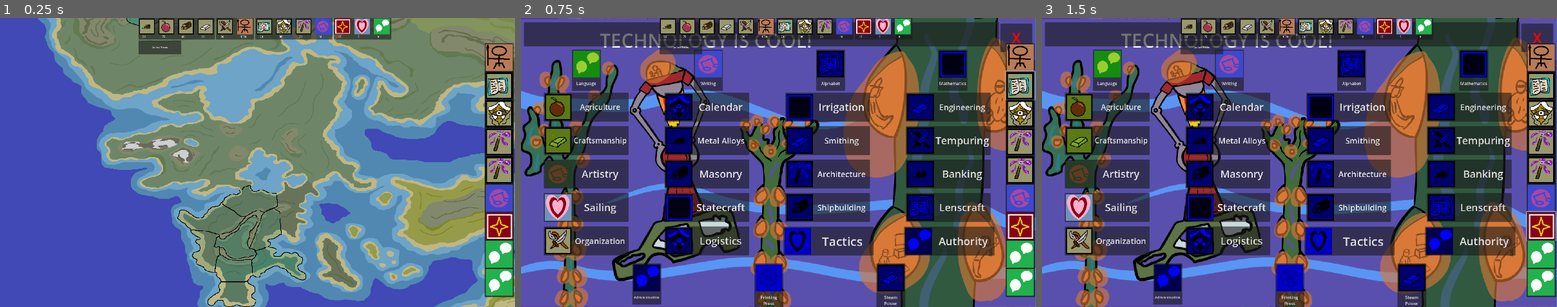
Above: before the commit, frames 1-3 (left to right).
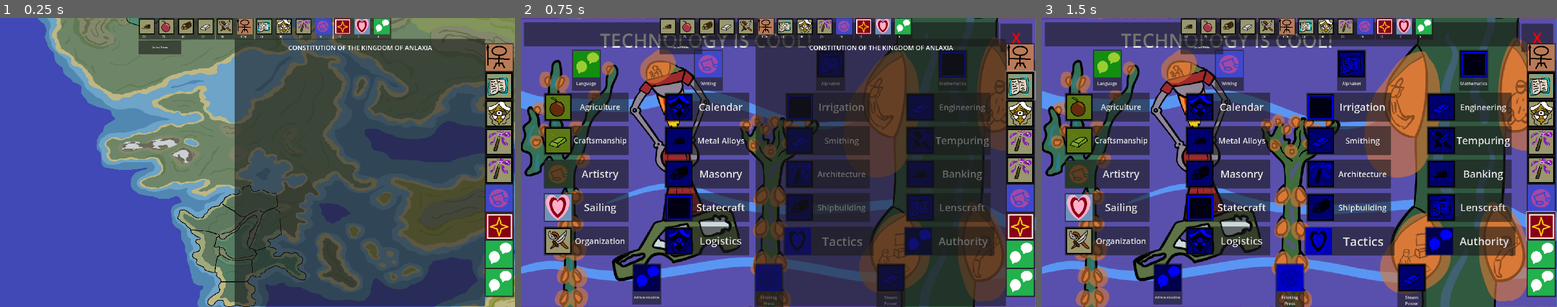
Above: after the commit, the same moments.

Repository: etherthegreat/mostupdatedfarsword
Game: Godot game, scene res://Game Scenes and Scripts/world.tscn
Same seed, same stepped clock (60 frames per second), same inputs: the game is played once before the commit and once after it. This scene is started directly instead of the project's main scene.
Inputs (mouse positions are in pixels of both pictures, inside the frame that each line leads up to):
- Up to frame 1 (0.25 s): no input
- Up to frame 2 (0.75 s): click (1020, 84) at 0.5 s
- Up to frame 3 (1.5 s): click (1541, 226) at 1.27 s

The runs differ from the first frame. In frame 1, 45% of the frame differs, in the area x 45-95%, y 7-100%; in frame 2, 38%; in frame 3, nothing differs.

Commit message:
Government System
added a government system which shows unlocked laws available for purchase and a system with which to purchase them

Diff:
--- a/Game Scenes and Scripts/canvas_layer.gd
+++ b/Game Scenes and Scripts/canvas_layer.gd
@@ -50,3 +50,12 @@
 	else:
 		$FactionControl.visible = true
 	pass # Replace with function body.
+
+
+func _on_laws_button_pressed() -> void:
+	$GovernmentControl.updateGovernmentPanel()
+	if $GovernmentControl.visible == true:
+		$GovernmentControl.visible = false
+	else:
+		$GovernmentControl.visible = true
+	pass # Replace with function body.
--- a/Game Scenes and Scripts/country.gd
+++ b/Game Scenes and Scripts/country.gd
@@ -99,7 +99,7 @@
 #Pretty much all cost Mandate per month, as well as a second resource per month
 #revoking a law causes a temporary debuff for a unique amount of time
 var unlockedLaws: Array = []
-var lawsInUse: Array = []
+var lawsInConstitution: Array = []
 var lawsRecentlyRevoked: Array = []
 
 #Country Religion and Faith
@@ -209,6 +209,7 @@
 		addCulturalTradition("Humble Folk")
 		addCulturalTradition("Guardian Cats")
 		addGovernmentLaw("Mercantilism")
+		addGovernmentLaw("Citizen Militia")
 		addFaction("Vargo-Tal", 50) # Traditionalists
 		addFaction("Wixinx", 10) # Liberators
 		addFaction("Elto-Tal", 20) # Moderates
@@ -338,6 +339,16 @@
 	var newLaw = law.new()
 	newLaw.lawType = Name
 	unlockedLaws.append(newLaw)
+	pass
+
+func addLawToConstitution(newLaw):
+	for law in unlockedLaws:
+		if law.lawType == newLaw:
+			unlockedLaws.erase(law)
+	var newSelection = law.new()
+	newSelection.lawType = newLaw
+	lawsInConstitution.append(newSelection)
+	pass
 
 func addCulturalTradition(Name):
 	var newTradition = tradition.new()
--- /dev/null
+++ b/Game Scenes and Scripts/government_control.gd
@@ -0,0 +1,47 @@
+extends Control
+
+var playerNode: country
+
+var implementedLaws: Array = []
+var possibleLaws: Array = []
+
+func buildSelf(homeCountry):
+	playerNode = homeCountry
+	pass
+
+var lawScene = preload("res://law.tscn")
+
+func updateGovernmentPanel():
+	implementedLaws.clear()
+	possibleLaws.clear()
+	for law in playerNode.lawsInConstitution:
+		implementedLaws.append(law)
+	for law in playerNode.unlockedLaws:
+		possibleLaws.append(law)
+	for law in $GovernmentPanel/GridContainer.get_children():
+		law.queue_free()
+	for law in $GovernmentPanel/PossibleContainer.get_children():
+		law.queue_free()
+	for law in implementedLaws:
+		var newLaw = lawScene.instantiate()
+		newLaw.buildSelf(law.lawType, true)
+		#newLaw.selectThisLaw.connect(addLawToConstitution)
+		$GovernmentPanel/GridContainer.add_child(newLaw)
+	for law in possibleLaws:
+		var newLaw = lawScene.instantiate()
+		newLaw.buildSelf(law.lawType, false)
+		newLaw.selectThisLaw.connect(addLawToConstitution)
+		newLaw.lawSelectionButtonPressed.connect(closeAllOpenLawTabs)
+		$GovernmentPanel/PossibleContainer.add_child(newLaw)
+	pass
+
+func closeAllOpenLawTabs():
+	for law in $GovernmentPanel/PossibleContainer.get_children():
+		law.closeTab()
+	pass
+
+signal addToConstitution
+func addLawToConstitution(lawType):
+	print("kickass", lawType)
+	emit_signal("addToConstitution", lawType)
+	pass
--- a/Game Scenes and Scripts/world.gd
+++ b/Game Scenes and Scripts/world.gd
@@ -108,6 +108,8 @@
 	$CanvasLayer/MilitaryPanelControl.buildSelf(playerCountryNode)
 	$CanvasLayer/MilitaryPanelControl.newArmySignal.connect(buildNewPlayerArmy)
 	playerCountryNode.displayCommander.connect(UICommander)
+	$CanvasLayer/GovernmentControl.buildSelf(playerCountryNode)
+	$CanvasLayer/GovernmentControl.addToConstitution.connect(addLawToCountry)
 	#print("ALL I NEED")
 	pass
 
@@ -291,6 +293,12 @@
 
 func openGovernorsPanel(tile):
 	$CanvasLayer/TileInfoPanel.calculateAvailableGovernor(playerCountryNode, selectedTile)
+	pass
+
+#Government Code
+func addLawToCountry(lawType):
+	playerCountryNode.addLawToConstitution(lawType)
+	$CanvasLayer/GovernmentControl.updateGovernmentPanel()
 	pass
 
 #Army World Code
--- a/Game Scenes and Scripts/world.tscn
+++ b/Game Scenes and Scripts/world.tscn
@@ -64,6 +64,7 @@
 [ext_resource type="Texture2D" uid="uid://bjbx6e8ns8a0a" path="res://art assets/Placeholder Art/sword.png" id="52_78kig"]
 [ext_resource type="PackedScene" uid="uid://3w6l28pyvce1" path="res://path_point_button.tscn" id="53_78kig"]
 [ext_resource type="Script" uid="uid://bqoa1uaifkk6g" path="res://Game Scenes and Scripts/faction_control.gd" id="54_sv2u8"]
+[ext_resource type="Script" uid="uid://idfuyp443x0" path="res://Game Scenes and Scripts/government_control.gd" id="55_w7ifc"]
 
 [sub_resource type="RectangleShape2D" id="RectangleShape2D_2v3gw"]
 size = Vector2(100, 102)
@@ -972,7 +973,7 @@
 [node name="LawsControl" type="Control" parent="CanvasLayer/PanelOpenerControl/ButtonPanel/VBoxContainer"]
 layout_mode = 2
 
-[node name="TechTreeButton" type="Button" parent="CanvasLayer/PanelOpenerControl/ButtonPanel/VBoxContainer/LawsControl"]
+[node name="LawsButton" type="Button" parent="CanvasLayer/PanelOpenerControl/ButtonPanel/VBoxContainer/LawsControl"]
 layout_mode = 2
 offset_left = -9.0
 offset_top = 2.0
@@ -1069,6 +1070,51 @@
 offset_right = 1116.0
 offset_bottom = 995.0
 theme_override_constants/separation = 240
+
+[node name="GovernmentControl" type="Control" parent="CanvasLayer"]
+layout_mode = 3
+anchors_preset = 0
+offset_right = 40.0
+offset_bottom = 40.0
+script = ExtResource("55_w7ifc")
+
+[node name="GovernmentPanel" type="Panel" parent="CanvasLayer/GovernmentControl"]
+layout_mode = 0
+offset_left = 875.0
+offset_top = 78.0
+offset_right = 1808.0
+offset_bottom = 1077.0
+mouse_filter = 2
+
+[node name="PanelTitle" type="Label" parent="CanvasLayer/GovernmentControl/GovernmentPanel"]
+layout_mode = 0
+offset_right = 936.0
+offset_bottom = 67.0
+theme_override_font_sizes/font_size = 24
+text = "CONSTITUTION OF THE KINGDOM OF ANLAXIA"
+horizontal_alignment = 1
+vertical_alignment = 1
+autowrap_mode = 3
+
+[node name="GridContainer" type="GridContainer" parent="CanvasLayer/GovernmentControl/GovernmentPanel"]
+layout_mode = 0
+offset_left = 181.0
+offset_top = 119.0
+offset_right = 809.0
+offset_bottom = 437.0
+theme_override_constants/h_separation = 145
+theme_override_constants/v_separation = 150
+columns = 5
+
+[node name="PossibleContainer" type="GridContainer" parent="CanvasLayer/GovernmentControl/GovernmentPanel"]
+layout_mode = 0
+offset_left = 105.0
+offset_top = 489.0
+offset_right = 858.0
+offset_bottom = 950.0
+theme_override_constants/h_separation = 185
+theme_override_constants/v_separation = 140
+columns = 5
 
 [node name="CountryController" type="Node2D" parent="."]
 visible = false
@@ -1323,4 +1369,5 @@
 [connection signal="pressed" from="CanvasLayer/PanelOpenerControl/ButtonPanel/VBoxContainer/TechTreeControl/TechTreeButton" to="CanvasLayer" method="_on_tech_tree_button_pressed"]
 [connection signal="pressed" from="CanvasLayer/PanelOpenerControl/ButtonPanel/VBoxContainer/BeliefsControl/BeliefPanelButton" to="CanvasLayer" method="_on_belief_panel_button_pressed"]
 [connection signal="pressed" from="CanvasLayer/PanelOpenerControl/ButtonPanel/VBoxContainer/SpellbookControl/SpellBookButton" to="CanvasLayer" method="_on_spell_book_button_pressed"]
+[connection signal="pressed" from="CanvasLayer/PanelOpenerControl/ButtonPanel/VBoxContainer/LawsControl/LawsButton" to="CanvasLayer" method="_on_laws_button_pressed"]
 [connection signal="pressed" from="CanvasLayer/PanelOpenerControl/ButtonPanel/VBoxContainer/FactionsControl/FactionsButton" to="CanvasLayer" method="_on_factions_button_pressed"]
--- a/law.gd
+++ b/law.gd
@@ -1,5 +1,92 @@
-extends Node2D
+extends Control
 
 class_name law
 
 var lawType: String
+var lawSelected: bool
+
+var lawDescription: String
+var lawIcon: Texture
+
+var lawCosts: String
+
+var quadrant: String #can be Order, Freedom, Hierarchy, Equality, each will move one point in that direction upon calculation
+
+func _on_area_2d_mouse_entered() -> void:
+	$LawPanel/SelectedPanel/LawDescriptionLabel.text = lawDescription
+	$LawPanel/SelectedPanel/LawCostsLabel.text = lawCosts
+	$LawPanel/SelectedPanel.visible = true
+	pass # Replace with function body.
+
+func buildSelf(newLawType, selected):
+	lawType = newLawType
+	lawSelected = selected
+	match lawType:
+		"Citizen Militia":
+			lawDescription = "Citizen Militias will guard their homes with their lives.  All of our centers of government will be stocked with arms for the people to use in case demonic tyranny again shows its face and rears its teeth."
+			quadrant = "Freedom"
+			lawIcon = load("res://art assets/Placeholder Art/UI Art/resources/weapons.png")
+			lawCosts = str("Cost: 50 Mandate
+						+5 Weapons per Governor's Mansion lvl
+						+25 Manpower Per Farm
+						-1 Mandate Per Farm
+						+1 Mandate Per Forge")
+		"Mercantilism":
+			lawDescription = "By creating a new corp of bureacratic tax collectors, we can attempt to more directly control the economy.  By pushing exports and minimizing imports, we hope to become quite wealthy."
+			quadrant = "Order"
+			lawIcon = load("res://art assets/Placeholder Art/UI Art/resources/gold.png")
+			lawCosts = str("Cost: 25 Mandate
+						-2 Mandate, +2 Gold per Workshop
+						+1 Gold Per Farm
+						+1 Gold Per Camp")
+	$LawPanel/LawSprite.texture = lawIcon
+	$LawPanel/LawSelectionButton.icon = lawIcon
+	if selected == true:
+		$LawPanel/LawSelectionButton.visible = false
+		$LawPanel/LawSprite.visible = true
+		$LawPanel/Area2D.visible = true
+	pass
+
+
+#func _on_area_2d_mouse_exited() -> void:
+	#if $LawPanel/LawInfoPanel.visible == true:
+		#$LawPanel/LawInfoPanel.visible = false
+	#pass # Replace with function body.
+
+signal lawSelectionButtonPressed
+func _on_law_selection_button_pressed() -> void:
+	if $LawPanel/LawInfoPanel.visible == false:
+		emit_signal("lawSelectionButtonPressed")
+		print("lawtype", lawType, "law Description", lawDescription, "lawCosts", lawCosts)
+		$LawPanel/LawInfoPanel.visible = true
+		$LawPanel/LawInfoPanel/LawInfoLabel.text = lawDescription
+		$"LawPanel/LawInfoPanel/Add LawLabel".text = lawCosts
+	else:
+		$LawPanel/LawInfoPanel.visible = false
+	pass # Replace with function body.
+
+func closeTab():
+	if $LawPanel/LawInfoPanel != null:
+		if $LawPanel/LawInfoPanel.visible == true:
+			$LawPanel/LawInfoPanel.visible = false
+	pass
+
+func _on_not_now_button_pressed() -> void:
+	$LawPanel/LawInfoPanel.visible = false
+	pass # Replace with function body.
+
+signal selectThisLaw
+func _on_confirm_button_pressed() -> void:
+	lawSelected = true
+	$LawPanel/LawSelectionButton.visible = false
+	$LawPanel/LawSprite.visible = true
+	$LawPanel/Area2D.visible = true
+	emit_signal("selectThisLaw", lawType)
+	pass # Replace with function body.
+
+
+
+
+func _on_area_2d_mouse_exited() -> void:
+	$LawPanel/SelectedPanel.visible = false
+	pass # Replace with function body.
--- a/law.tscn
+++ b/law.tscn
@@ -1,6 +1,119 @@
-[gd_scene load_steps=2 format=3 uid="uid://ba3ux7nifdgk4"]
+[gd_scene load_steps=4 format=3 uid="uid://ba3ux7nifdgk4"]
 
 [ext_resource type="Script" uid="uid://tjre0w54k3qm" path="res://law.gd" id="1_s7yc5"]
+[ext_resource type="Texture2D" uid="uid://1rjs0lw3lq14" path="res://art assets/Placeholder Art/UI Art/resources/weapons.png" id="2_wgb1v"]
 
-[node name="Law" type="Node2D"]
+[sub_resource type="RectangleShape2D" id="RectangleShape2D_ocpcd"]
+size = Vector2(128, 121)
+
+[node name="Law" type="Control"]
+layout_mode = 3
+anchors_preset = 0
+mouse_filter = 2
 script = ExtResource("1_s7yc5")
+
+[node name="LawPanel" type="Panel" parent="."]
+layout_mode = 0
+offset_left = -64.0
+offset_top = -60.0
+offset_right = 64.0
+offset_bottom = 60.0
+mouse_filter = 2
+
+[node name="LawSelectionButton" type="Button" parent="LawPanel"]
+layout_mode = 0
+offset_left = 6.0
+offset_top = 4.0
+offset_right = 123.0
+offset_bottom = 116.0
+mouse_filter = 1
+
+[node name="LawSprite" type="Sprite2D" parent="LawPanel"]
+visible = false
+position = Vector2(65, 61)
+texture = ExtResource("2_wgb1v")
+
+[node name="LawInfoPanel" type="Panel" parent="LawPanel"]
+visible = false
+layout_mode = 0
+offset_left = -115.0
+offset_top = -231.0
+offset_right = 229.0
+offset_bottom = -1.0
+mouse_filter = 2
+
+[node name="LawInfoLabel" type="Label" parent="LawPanel/LawInfoPanel"]
+layout_mode = 0
+offset_left = 8.0
+offset_top = 9.0
+offset_right = 172.0
+offset_bottom = 220.0
+autowrap_mode = 3
+
+[node name="Add LawLabel" type="Label" parent="LawPanel/LawInfoPanel"]
+layout_mode = 0
+offset_left = 172.0
+offset_right = 348.0
+offset_bottom = 129.0
+text = "Add law \"law name here\" to our constituion?  This will cost \"int\" mandate per month."
+horizontal_alignment = 1
+vertical_alignment = 1
+autowrap_mode = 3
+
+[node name="ConfirmButton" type="Button" parent="LawPanel/LawInfoPanel"]
+layout_mode = 0
+offset_left = 193.0
+offset_top = 139.0
+offset_right = 334.0
+offset_bottom = 170.0
+text = "Confirm"
+
+[node name="Not NowButton" type="Button" parent="LawPanel/LawInfoPanel"]
+layout_mode = 0
+offset_left = 193.0
+offset_top = 179.0
+offset_right = 334.0
+offset_bottom = 210.0
+text = "Not Now"
+
+[node name="Area2D" type="Area2D" parent="LawPanel"]
+visible = false
+position = Vector2(1, 1)
+
+[node name="CollisionShape2D" type="CollisionShape2D" parent="LawPanel/Area2D"]
+position = Vector2(64, 59.5)
+shape = SubResource("RectangleShape2D_ocpcd")
+
+[node name="SelectedPanel" type="Panel" parent="LawPanel"]
+visible = false
+layout_mode = 0
+offset_left = -172.0
+offset_top = 126.0
+offset_right = 304.0
+offset_bottom = 321.0
+
+[node name="LawDescriptionLabel" type="Label" parent="LawPanel/SelectedPanel"]
+layout_mode = 0
+offset_left = 7.0
+offset_top = 3.0
+offset_right = 466.0
+offset_bottom = 121.0
+text = "Citizen Militias will guard their homes with their lives.  All of our centers of government will be stocked with arms for the people to use in case demonic tyranny again shows its face and rears its teeth."
+autowrap_mode = 3
+
+[node name="LawCostsLabel" type="Label" parent="LawPanel/SelectedPanel"]
+layout_mode = 0
+offset_left = 2.0
+offset_top = 120.0
+offset_right = 470.0
+offset_bottom = 190.0
+text = "+5 Weapons per Governor's Mansion lvl
++25 Manpower Per Farm
+-3 Mandate Per Turn"
+horizontal_alignment = 2
+
+[connection signal="pressed" from="LawPanel/LawSelectionButton" to="." method="_on_law_selection_button_pressed"]
+[connection signal="pressed" from="LawPanel/LawInfoPanel/ConfirmButton" to="." method="_on_confirm_button_pressed"]
+[connection signal="pressed" from="LawPanel/LawInfoPanel/Not NowButton" to="." method="_on_not_now_button_pressed"]
+[connection signal="mouse_entered" from="LawPanel/Area2D" to="." method="_on_area_2d_mouse_entered"]
+[connection signal="mouse_exited" from="LawPanel/Area2D" to="." method="_on_area_2d_mouse_exited"]
Not shown, added: Game Scenes and Scripts/government_control.gd.uid
Not shown: 1 places in Game Scenes and Scripts/world.tscn that only renumber resources
